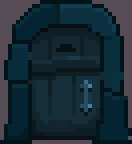
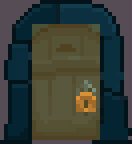
The second 132x144 image is a revision of the first. Changes to its layers:
showed "Hotspot" over 32, 24, 100, 140
showed "RideDoorUpLock.png" over 76, 84, 96, 112
